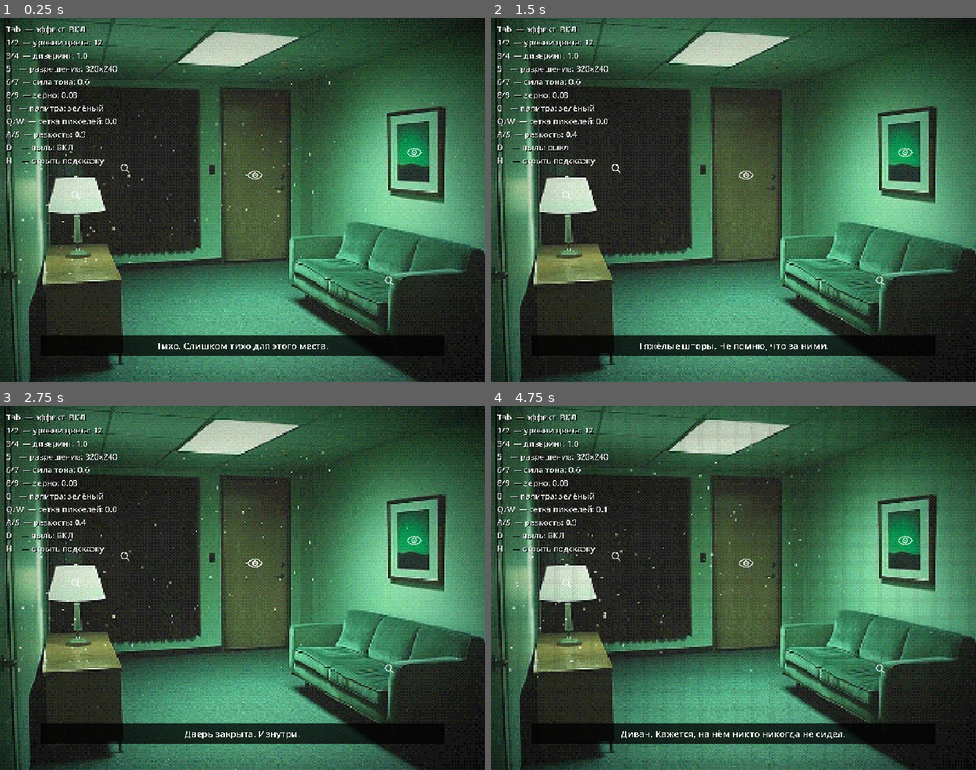
Above: before the commit, frames 1-4 (two rows, left to right).
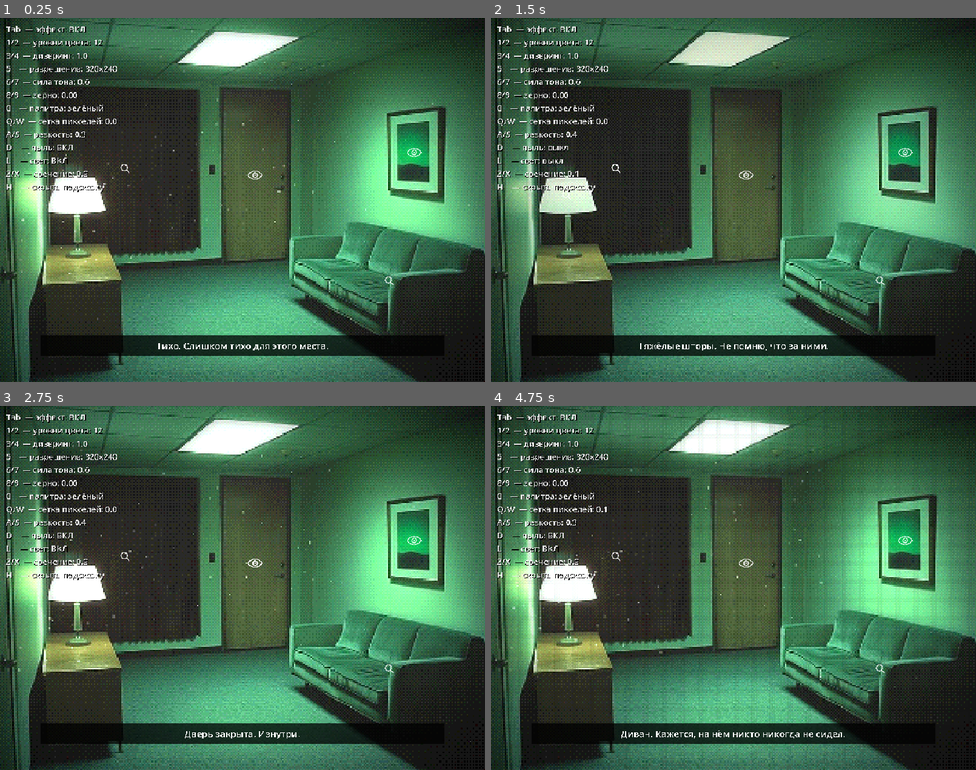
Above: after the commit, the same moments.

Repository: Elmisaa/retro_room_demo
Game: Godot game, scene res://main.tscn
Same seed, same stepped clock (60 frames per second), same inputs: the game is played once before the commit and once after it.
Inputs (mouse positions are in pixels of both pictures, inside the frame that each line leads up to):
- Up to frame 1 (0.25 s): no input
- Up to frame 2 (1.5 s): tap Enter at 0.5 s; move the mouse to (568, 196) at 0.52 s; hold D 0.53-1.28 s; tap L at 0.6 s; click (568, 196) at 0.67 s; tap Z at 0.8, 1.35 s; move the mouse to (617, 167) at 1.27 s; hold S from 1.28 s (still down); click (617, 167) at 1.42 s
- Up to frame 3 (2.75 s): tap X at 1.55, 2.1 s; move the mouse to (257, 562) at 2.02 s; release S at 2.03 s; hold D from 2.03 s (still down); click (257, 562) at 2.17 s; tap L at 2.3 s
- Up to frame 4 (4.75 s): move the mouse to (903, 540) at 2.77 s; release D at 2.78 s; hold W 2.78-3.53 s; tap L at 2.85, 4.55 s; click (903, 540) at 2.92 s; tap Z at 3.05, 3.6 s; move the mouse to (879, 668) at 3.52 s; hold A from 3.53 s (still down); click (879, 668) at 3.67 s; tap X at 3.8, 4.35 s; move the mouse to (588, 533) at 4.27 s

The runs differ from the first frame. In frame 1, 9.8% of the frame differs, in the area x 1-100%, y 0-98%; in frame 2, 0.4%; in frame 3, 9.9%, in the area x 1-95%, y 0-100%; in frame 4, 9.7%.

Commit message:
Fullscreen window, softer post FX, scene lighting and twinkling dust
- Open window maximized; scene scales with canvas_items stretch
- Disable animated grain by default (caused flicker after quantization)
- Add bloom to post shader (Z/X to adjust)
- Add flickering lights: lamp, ceiling panel, painting glow (L to toggle)
- Dust motes now fade in and out several times per lifetime
- Ignore references/ folder

Diff:
--- a/main.tscn
+++ b/main.tscn
@@ -5,13 +5,26 @@
 [ext_resource type="Shader" path="res://shaders/retro_post.gdshader" id="4_post"]
 [ext_resource type="Script" path="res://scripts/hotspot.gd" id="5_hot"]
 [ext_resource type="Script" path="res://scripts/dust.gd" id="6_dust"]
+[ext_resource type="Script" path="res://scripts/light_flicker.gd" id="7_flicker"]
 
 [sub_resource type="Gradient" id="Gradient_dust"]
-offsets = PackedFloat32Array(0, 0.25, 0.75, 1)
-colors = PackedColorArray(1, 1, 1, 0, 1, 1, 1, 1, 1, 1, 1, 1, 1, 1, 1, 0)
+offsets = PackedFloat32Array(0, 0.1, 0.2, 0.3, 0.42, 0.52, 0.62, 0.74, 0.86, 1)
+colors = PackedColorArray(1, 1, 1, 0, 1, 1, 1, 1, 1, 1, 1, 0, 1, 1, 1, 0, 1, 1, 1, 0.9, 1, 1, 1, 0, 1, 1, 1, 0, 1, 1, 1, 1, 1, 1, 1, 0.2, 1, 1, 1, 0)
 
 [sub_resource type="CanvasItemMaterial" id="CanvasItemMaterial_add"]
 blend_mode = 1
+
+[sub_resource type="Gradient" id="Gradient_light"]
+offsets = PackedFloat32Array(0, 0.35, 1)
+colors = PackedColorArray(1, 1, 1, 1, 0.35, 0.35, 0.35, 1, 0, 0, 0, 1)
+
+[sub_resource type="GradientTexture2D" id="GradientTexture2D_light"]
+gradient = SubResource("Gradient_light")
+width = 256
+height = 256
+fill = 1
+fill_from = Vector2(0.5, 0.5)
+fill_to = Vector2(1, 0.5)
 
 [sub_resource type="ShaderMaterial" id="ShaderMaterial_post"]
 shader = ExtResource("4_post")
@@ -26,7 +39,9 @@
 shader_parameter/saturation = 0.85
 shader_parameter/contrast = 1.1
 shader_parameter/vignette_strength = 0.6
-shader_parameter/grain_amount = 0.03
+shader_parameter/grain_amount = 0.0
+shader_parameter/bloom_strength = 0.3
+shader_parameter/bloom_threshold = 0.7
 
 [node name="Main" type="Node2D"]
 script = ExtResource("1_main")
@@ -34,6 +49,39 @@
 [node name="Background" type="Sprite2D" parent="."]
 texture = ExtResource("2_bg")
 centered = false
+
+[node name="Lights" type="Node2D" parent="."]
+
+[node name="LampLight" type="PointLight2D" parent="Lights"]
+position = Vector2(152, 360)
+color = Color(1, 0.84, 0.6, 1)
+energy = 0.7
+texture = SubResource("GradientTexture2D_light")
+texture_scale = 2.2
+script = ExtResource("7_flicker")
+flicker = 0.05
+flicker_speed = 0.8
+
+[node name="CeilingLight" type="PointLight2D" parent="Lights"]
+position = Vector2(470, 70)
+color = Color(0.85, 1, 0.95, 1)
+energy = 0.4
+texture = SubResource("GradientTexture2D_light")
+texture_scale = 3.0
+script = ExtResource("7_flicker")
+flicker = 0.03
+flicker_speed = 3.0
+blink_chance = 0.15
+
+[node name="PaintingGlow" type="PointLight2D" parent="Lights"]
+position = Vector2(822, 262)
+color = Color(0.4, 1, 0.6, 1)
+energy = 0.18
+texture = SubResource("GradientTexture2D_light")
+texture_scale = 1.0
+script = ExtResource("7_flicker")
+flicker = 0.15
+flicker_speed = 0.4
 
 [node name="Dust" type="Node2D" parent="."]
 
--- a/project.godot
+++ b/project.godot
@@ -22,6 +22,7 @@
 
 window/size/viewport_width=960
 window/size/viewport_height=720
+window/size/mode=2
 window/stretch/mode="canvas_items"
 
 [gui]
--- /dev/null
+++ b/scripts/light_flicker.gd
@@ -0,0 +1,30 @@
+extends PointLight2D
+## Живой свет: лёгкое «дыхание» яркости и редкие короткие провалы,
+## как у старой лампы или люминесцентного светильника.
+
+@export var flicker := 0.06        ## Амплитуда плавного колебания яркости (доля от базовой)
+@export var flicker_speed := 1.0   ## Скорость колебания
+@export var blink_chance := 0.0    ## Сколько раз в секунду в среднем свет «моргает»
+
+var _base := 1.0
+var _t := 0.0
+var _blink := 0.0
+
+
+func _ready() -> void:
+	_base = energy
+	_t = randf() * 100.0
+
+
+func _process(delta: float) -> void:
+	_t += delta * flicker_speed
+	var wave := (sin(_t * 2.3) + sin(_t * 5.1 + 1.7) * 0.5) / 1.5
+	var e := _base * (1.0 + wave * flicker)
+
+	if _blink > 0.0:
+		_blink -= delta
+		e *= 0.45
+	elif blink_chance > 0.0 and randf() < blink_chance * delta:
+		_blink = randf_range(0.04, 0.12)
+
+	energy = e
--- a/scripts/main.gd
+++ b/scripts/main.gd
@@ -16,6 +16,7 @@
 @onready var subtitle_text: Label = $UI/Subtitle/Text
 @onready var help: Label = $UI/Help
 @onready var dust: Node2D = $Dust
+@onready var lights: Node2D = $Lights
 
 var mat: ShaderMaterial
 var pixel_idx := 3
@@ -84,6 +85,12 @@
 			_add_param("sharpen", 0.1, 0.0, 2.0)
 		KEY_D:
 			dust.visible = not dust.visible
+		KEY_L:
+			lights.visible = not lights.visible
+		KEY_Z:
+			_add_param("bloom_strength", -0.1, 0.0, 2.0)
+		KEY_X:
+			_add_param("bloom_strength", 0.1, 0.0, 2.0)
 		KEY_H:
 			help.visible = not help.visible
 		_:
@@ -109,5 +116,7 @@
 		"Q/W  — сетка пикселей: %.1f" % mat.get_shader_parameter("pixel_grid"),
 		"A/S  — резкость: %.1f" % mat.get_shader_parameter("sharpen"),
 		"D    — пыль: %s" % ("ВКЛ" if dust.visible else "выкл"),
+		"L    — свет: %s" % ("ВКЛ" if lights.visible else "выкл"),
+		"Z/X  — свечение: %.1f" % mat.get_shader_parameter("bloom_strength"),
 		"H    — скрыть подсказку",
 	])
--- a/shaders/retro_post.gdshader
+++ b/shaders/retro_post.gdshader
@@ -23,8 +23,14 @@
 uniform float saturation : hint_range(0.0, 2.0) = 0.85;
 uniform float contrast : hint_range(0.5, 2.0) = 1.1;
 
+// Свечение (bloom): яркие места «расплываются» мягким ореолом.
+uniform float bloom_strength : hint_range(0.0, 2.0) = 0.3;
+uniform float bloom_threshold : hint_range(0.0, 1.0) = 0.7;
+// Радиус ореола в «больших» пикселях.
+uniform float bloom_radius : hint_range(1.0, 8.0) = 3.0;
+
 uniform float vignette_strength : hint_range(0.0, 2.0) = 0.6;
-uniform float grain_amount : hint_range(0.0, 0.2) = 0.03;
+uniform float grain_amount : hint_range(0.0, 0.2) = 0.0;
 
 const float BAYER4[16] = float[16](
 	 0.0,  8.0,  2.0, 10.0,
@@ -50,6 +56,18 @@
 	vec3 n = sample_px(px + vec2(1.0, 0.0)) + sample_px(px - vec2(1.0, 0.0))
 	       + sample_px(px + vec2(0.0, 1.0)) + sample_px(px - vec2(0.0, 1.0));
 	c += (c - n * 0.25) * sharpen;
+
+	// 2b. Свечение: собираем яркость с двух колец вокруг пикселя.
+	vec3 glow = vec3(0.0);
+	for (int i = 0; i < 12; i++) {
+		float a = float(i) * TAU / 12.0;
+		vec2 dir = vec2(cos(a), sin(a));
+		vec3 s1 = sample_px(floor(px + dir * bloom_radius));
+		vec3 s2 = sample_px(floor(px + dir * bloom_radius * 2.0 + 0.5));
+		glow += max(s1 - bloom_threshold, 0.0) + max(s2 - bloom_threshold, 0.0) * 0.6;
+	}
+	glow /= 12.0 * 1.6 * max(1.0 - bloom_threshold, 0.05);
+	c += glow * bloom_strength;
 
 	// 3. Насыщенность и контраст.
 	float l = dot(c, vec3(0.299, 0.587, 0.114));
Not shown, added: scripts/light_flicker.gd.uid
